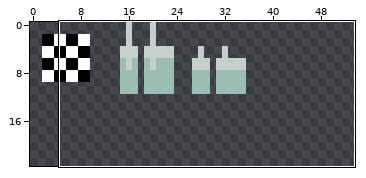
Edited in one commit: sprite sheet (tilesets/ts_spines/output_tileset.png). The picture above shows the old version from afar; the outline marks the close-up.
Close-up. Earlier state:
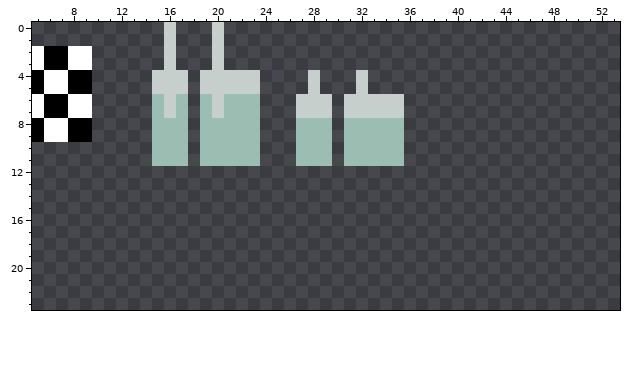
The file is 120x132 pixels. Shown: x 5..53, y 0..23. The wide view leaves out empty margins.
After the commit:
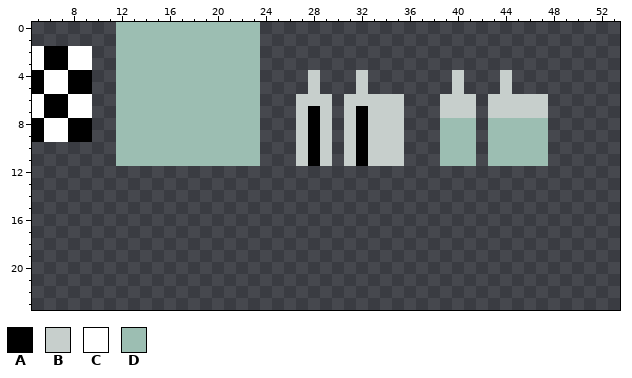
Palette (. is transparent): A #000000  B #c7cfcc  C #ffffff  D #9cbeb2
Changes in this commit:
{"y":0,"x":12,"old":"....B...B...","new":"DDDDDDDDDDDD"}
{"y":1,"x":12,"old":"....B...B...","new":"DDDDDDDDDDDD"}
{"y":2,"x":12,"old":"....B...B...","new":"DDDDDDDDDDDD"}
{"y":3,"x":12,"old":"....B...B...","new":"DDDDDDDDDDDD"}
{"y":4,"x":12,"old":"...BBB.BBBBB","new":"DDDDDDDDDDDD"}
{"y":4,"x":40,"old":".","new":"B"}
{"y":4,"x":44,"old":".","new":"B"}
{"y":5,"x":12,"old":"...BBB.BBBBB","new":"DDDDDDDDDDDD"}
{"y":5,"x":40,"old":".","new":"B"}
{"y":5,"x":44,"old":".","new":"B"}
{"y":6,"x":12,"old":"...","new":"DDD"}
{"y":6,"x":16,"old":"B","new":"D"}
{"y":6,"x":18,"old":".","new":"D"}
{"y":6,"x":20,"old":"B","new":"D"}
{"y":6,"x":39,"old":"...","new":"BBB"}
{"y":6,"x":43,"old":".....","new":"BBBBB"}
{"y":7,"x":12,"old":"...","new":"DDD"}
{"y":7,"x":16,"old":"B","new":"D"}
{"y":7,"x":18,"old":".","new":"D"}
{"y":7,"x":20,"old":"B","new":"D"}
{"y":7,"x":28,"old":"B","new":"A"}
{"y":7,"x":32,"old":"B","new":"A"}
{"y":7,"x":39,"old":"...","new":"BBB"}
{"y":7,"x":43,"old":".....","new":"BBBBB"}
{"y":8,"x":12,"old":"...","new":"DDD"}
{"y":8,"x":18,"old":".","new":"D"}
{"y":8,"x":27,"old":"DDD","new":"BAB"}
{"y":8,"x":31,"old":"DDDDD","new":"BABBB"}
{"y":8,"x":39,"old":"...","new":"DDD"}
{"y":8,"x":43,"old":".....","new":"DDDDD"}
{"y":9,"x":12,"old":"...","new":"DDD"}
{"y":9,"x":18,"old":".","new":"D"}
{"y":9,"x":27,"old":"DDD","new":"BAB"}
{"y":9,"x":31,"old":"DDDDD","new":"BABBB"}
{"y":9,"x":39,"old":"...","new":"DDD"}
{"y":9,"x":43,"old":".....","new":"DDDDD"}
{"y":10,"x":12,"old":"...","new":"DDD"}
{"y":10,"x":18,"old":".","new":"D"}
{"y":10,"x":27,"old":"DDD","new":"BAB"}
{"y":10,"x":31,"old":"DDDDD","new":"BABBB"}
{"y":10,"x":39,"old":"...","new":"DDD"}
{"y":10,"x":43,"old":".....","new":"DDDDD"}
{"y":11,"x":12,"old":"...","new":"DDD"}
{"y":11,"x":18,"old":".","new":"D"}
{"y":11,"x":27,"old":"DDD","new":"BAB"}
{"y":11,"x":31,"old":"DDDDD","new":"BABBB"}
{"y":11,"x":39,"old":"...","new":"DDD"}
{"y":11,"x":43,"old":".....","new":"DDDDD"}
{"label":"changed","picture_box":[116,22,548,166]}
